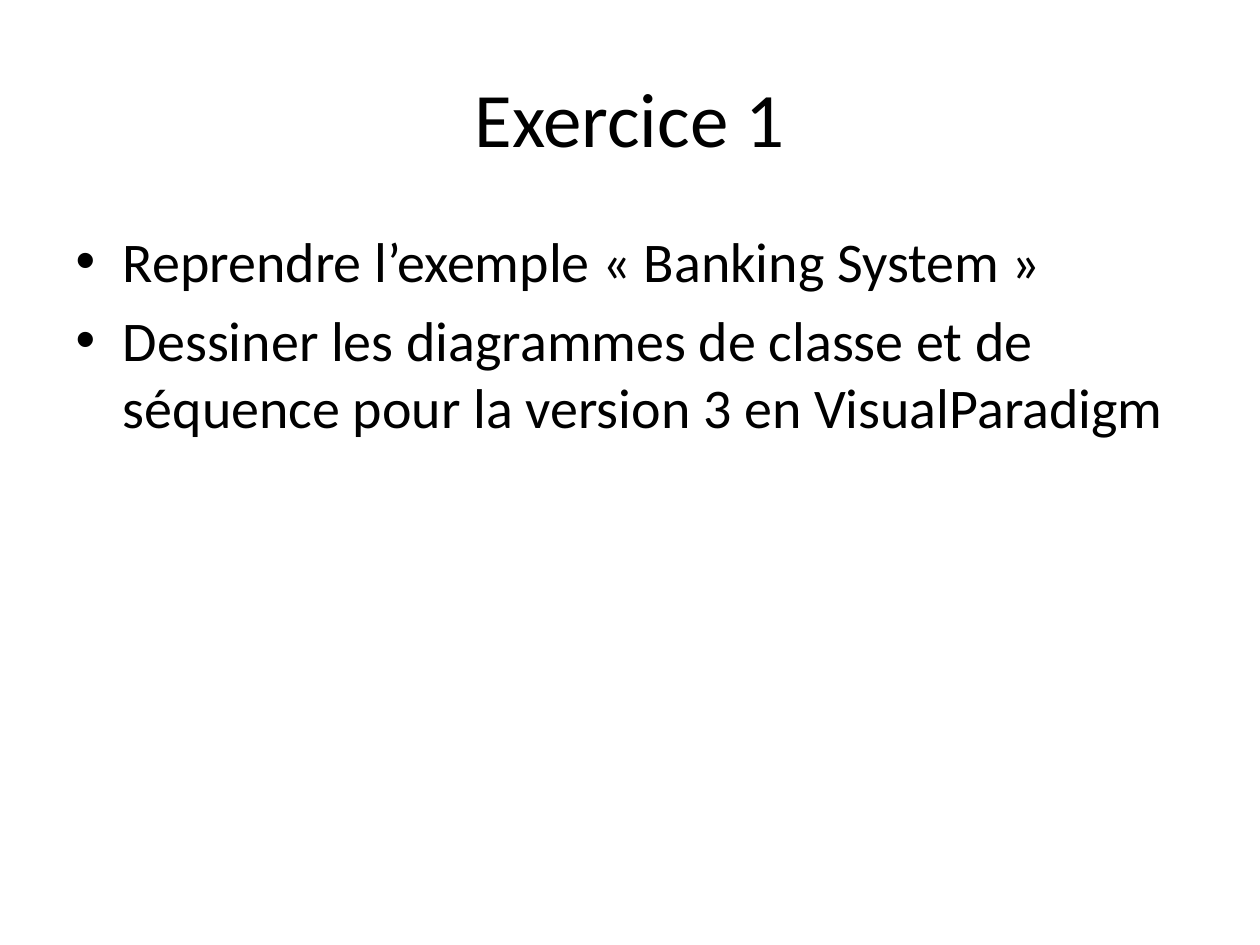
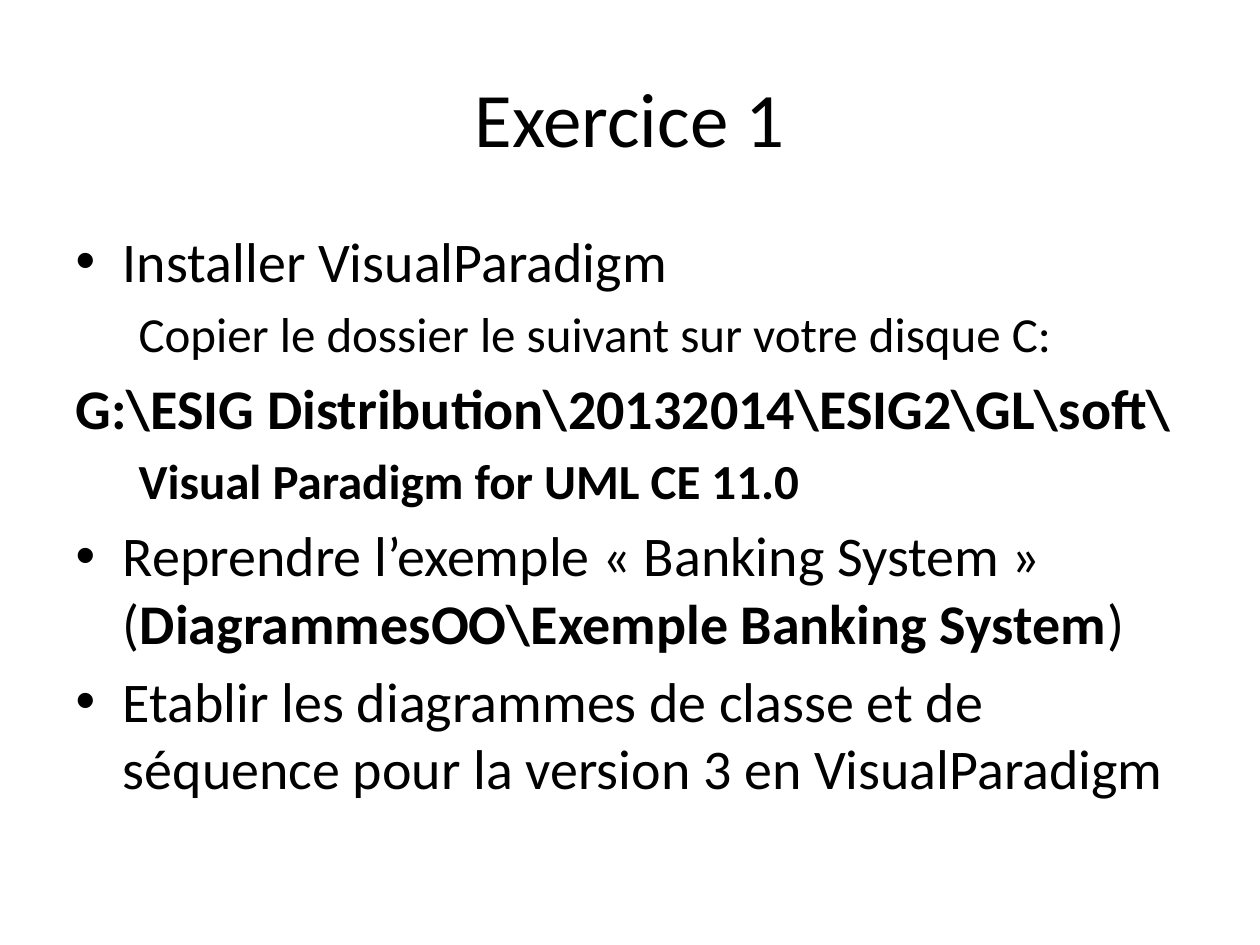
Before and after one commit to profesig/exosOO, a slide deck: slide 9 of Diagramme de séquence/L1- Concepts de base/L1 - Concepts de base.pptx. Drawn at 1260x945 pixels with LibreOffice and Linux fonts; fonts in the diff are those of the drawing. Boxes give left, top, right and bottom in pixels: in the first picture for what was removed or moved away, otherwise in the second. Text is boxed around its words. In the diff, an @@ line names an element or a change of style, - is before the commit and + after.

```diff
--- a/Diagramme de séquence/L1- Concepts de base/L1 - Concepts de base.pptx
+++ b/Diagramme de séquence/L1- Concepts de base/L1 - Concepts de base.pptx
@@ text at (x1=76, y1=243, x2=1171, y2=799): text changed @@
-• Reprendre l’exemple « Banking System »
-• Dessiner les diagrammes de classe et de séquence pour la version 3 en VisualParadigm
+• Installer VisualParadigm
+  Copier le dossier le suivant sur votre disque C:
+G:\ESIG Distribution\20132014\ESIG2\GL\soft\
+  Visual Paradigm for UML CE 11.0
+• Reprendre l’exemple « Banking System » (DiagrammesOO\Exemple Banking System)
+• Etablir les diagrammes de classe et de séquence pour la version 3 en VisualParadigm
```
Also in this commit, not shown: 2 other slides changed.
